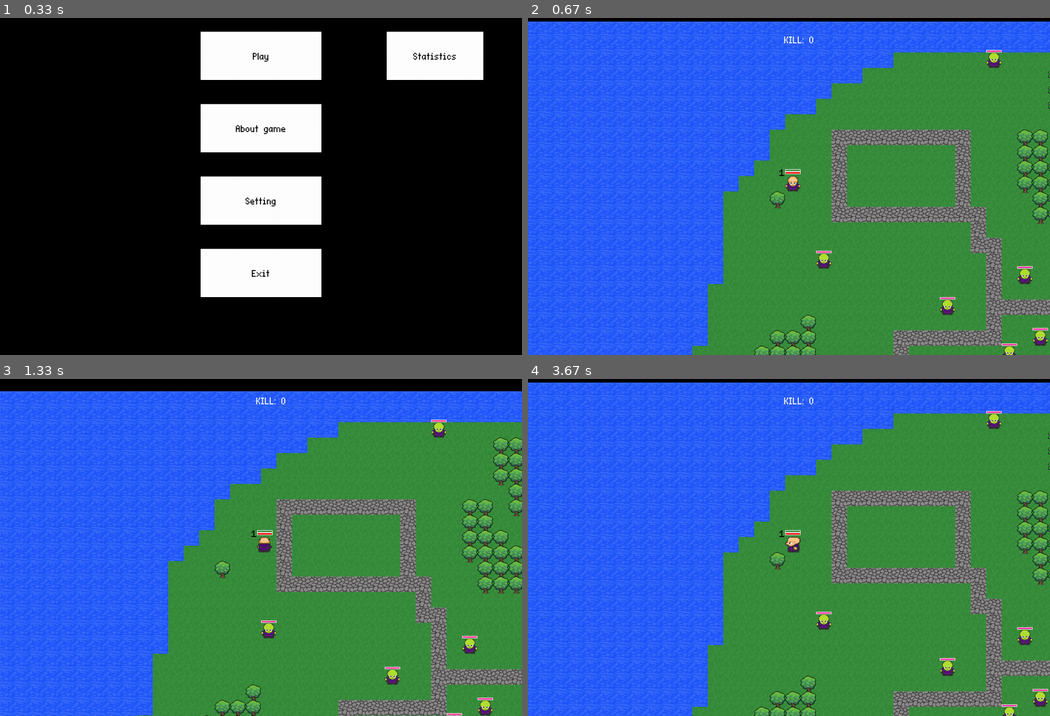
Above: before the commit, frames 1-4 (two rows, left to right).
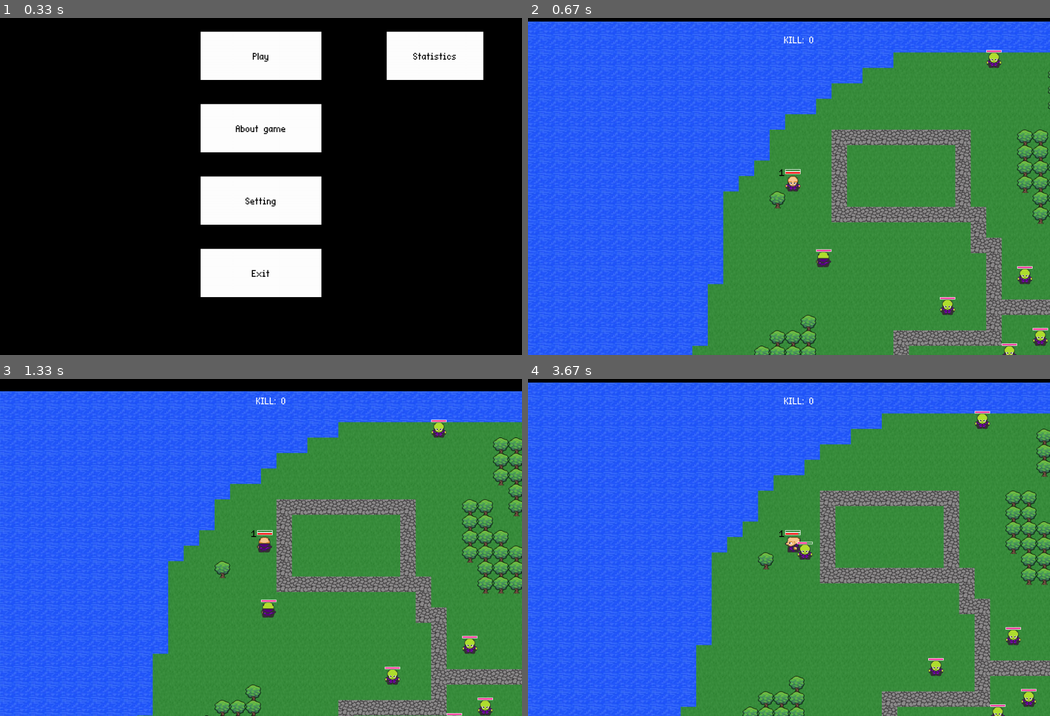
Above: after the commit, the same moments.

Repository: KrllF/PygameRPG
Game: pygame game, started from main.py
Same seed, same stepped clock (60 frames per second), same inputs: the game is played once before the commit and once after it.
Inputs (mouse positions are in pixels of both pictures, inside the frame that each line leads up to):
- Up to frame 1 (0.33 s): no input
- Up to frame 2 (0.67 s): click (789, 55) at 0.38 s
- Up to frame 3 (1.33 s): hold D 0.67-1.13 s; move the mouse to (240, 557) at 0.7 s; hold W from 1.17 s (still down)
- Up to frame 4 (3.67 s): release W at 1.47 s; hold D 1.5-1.97 s; hold A 2-2.53 s; hold S 2.57-2.87 s; tap Space at 2.9, 3.3, 3.6 s; hold A 3.23-3.63 s

Frame 1 is identical in both runs. In frame 2, 0.1% of the frame differs, in the area x 55-59%, y 68-75%; in frame 3, 0.3%; in frame 4, 13%, in the area x 0-100%, y 1-100%.

Commit message:
game_over

Diff:
--- a/config.py
+++ b/config.py
@@ -54,9 +54,10 @@
 
 
 
-ABOUT_GAME = "Genre: Battle royale. From 2 to 4 players. The goal: to survive last. There are mobs on the map, killing which "
-ABOUT_GAME1 = "earns experience points, which go to improve characteristics, and money that goes to buy and improve  "
-ABOUT_GAME2 = "equipment. There is a boss on the map (like Roshan from Dota), killing which you get a bonus."
+ABOUT_GAME = "A walker with RPG elements. The goal of the game is to kill as many enemies on the map as possible. For "
+ABOUT_GAME1 = "killing you get experience. The more experience, the higher the level. The higher the level,the"
+ABOUT_GAME2 = "The higher the level, the easier it is to play, but the enemies also become stronger, so be careful!"
+
 
 
 layers_of_map = [
--- a/enemy.py
+++ b/enemy.py
@@ -116,7 +116,7 @@
     def field_of_vision(self, player):
         distance = math.sqrt(
             (player.rect.centerx - self.rect.centerx) ** 2 + (player.rect.centery - self.rect.centery) ** 2)
-        if distance < 4 * TILESIZE:
+        if distance < 8 * TILESIZE:
             return True
         else:
             return False
--- a/main.py
+++ b/main.py
@@ -153,6 +153,7 @@
             self.screen.fill(BLACK)
             self.screen.blit(restart_buttom.image, restart_buttom.rect)
             self.screen.blit(menu_buttom.image, menu_buttom.rect)
+            self.screen.blit(self.font1.render("YOU DIED!!!", True, 'RED'), (460, 50))
 
             self.clock.tick(60)
             pygame.display.update()
@@ -223,9 +224,12 @@
 
             if about_game_bool:
                 self.screen.blit(back.image, back.rect)
-                self.screen.blit(self.font.render(ABOUT_GAME, True, 'WHITE'), (10, 10))
-                self.screen.blit(self.font.render(ABOUT_GAME1, True, 'WHITE'), (10, 30))
-                self.screen.blit(self.font.render(ABOUT_GAME2, True, 'WHITE'), (10, 50))
+
+                self.screen.blit(self.font1.render("About game", True, 'WHITE'), (440, 50))
+                self.screen.blit(self.font.render(ABOUT_GAME, True, 'WHITE'), (20, 150))
+                self.screen.blit(self.font.render(ABOUT_GAME1, True, 'WHITE'), (20, 190))
+                self.screen.blit(self.font.render(ABOUT_GAME2, True, 'WHITE'), (20, 230))
+
 
             elif setting_bool:
                 mouse_pos = pygame.mouse.get_pos()
--- a/player.py
+++ b/player.py
@@ -226,6 +226,10 @@
     def draw_level(self):
         self.game.screen.blit(self.game.font.render(str(self.level), False, 1), (SIZE[0] // 2 - 20, SIZE[1] // 2 - 35))
 
+    def draw_leveling_point(self):
+        self.game.screen.blit(self.game.font.render(str(self.leveling_points), False, 1), (SIZE[0] // 2 - 40, SIZE[1] // 2 - 35))
+
+
     def regeneration(self):
         if self.current_hp < self.characteristics['health']:
             self.current_hp += 0.001 * self.characteristics['health']
